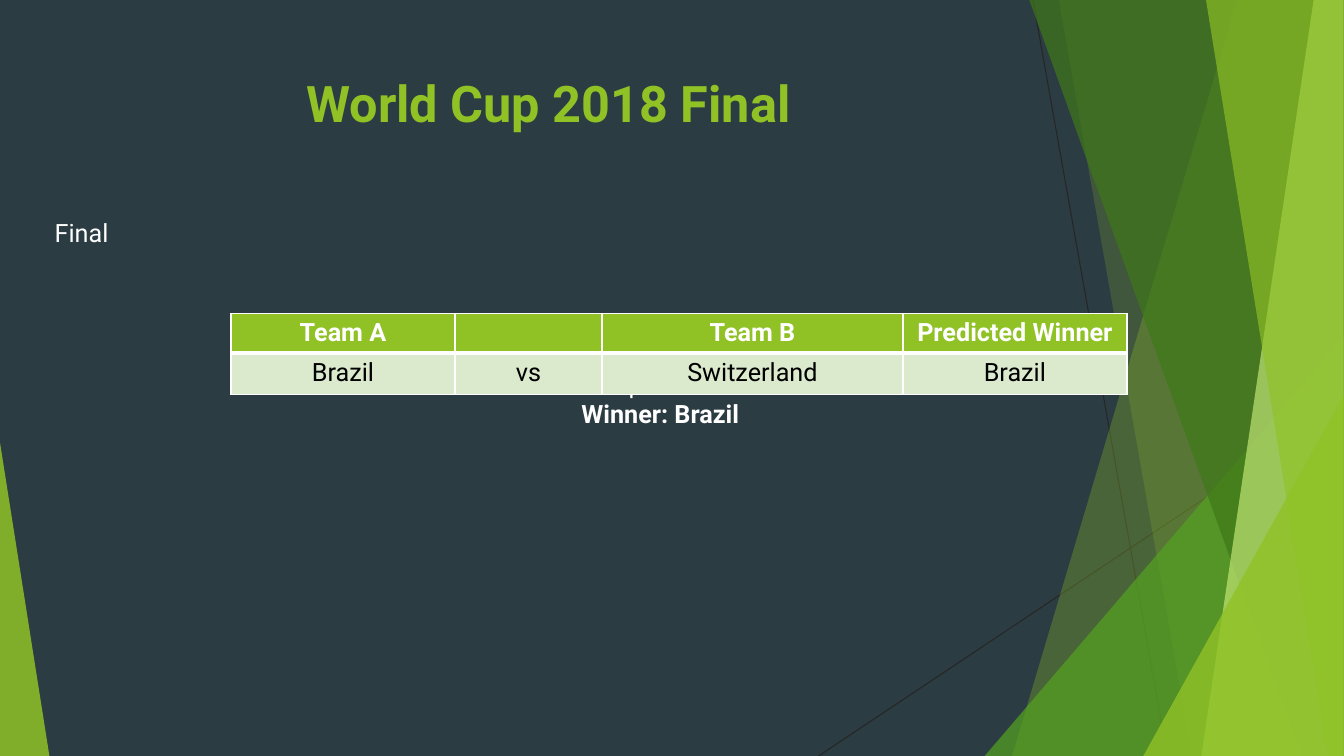
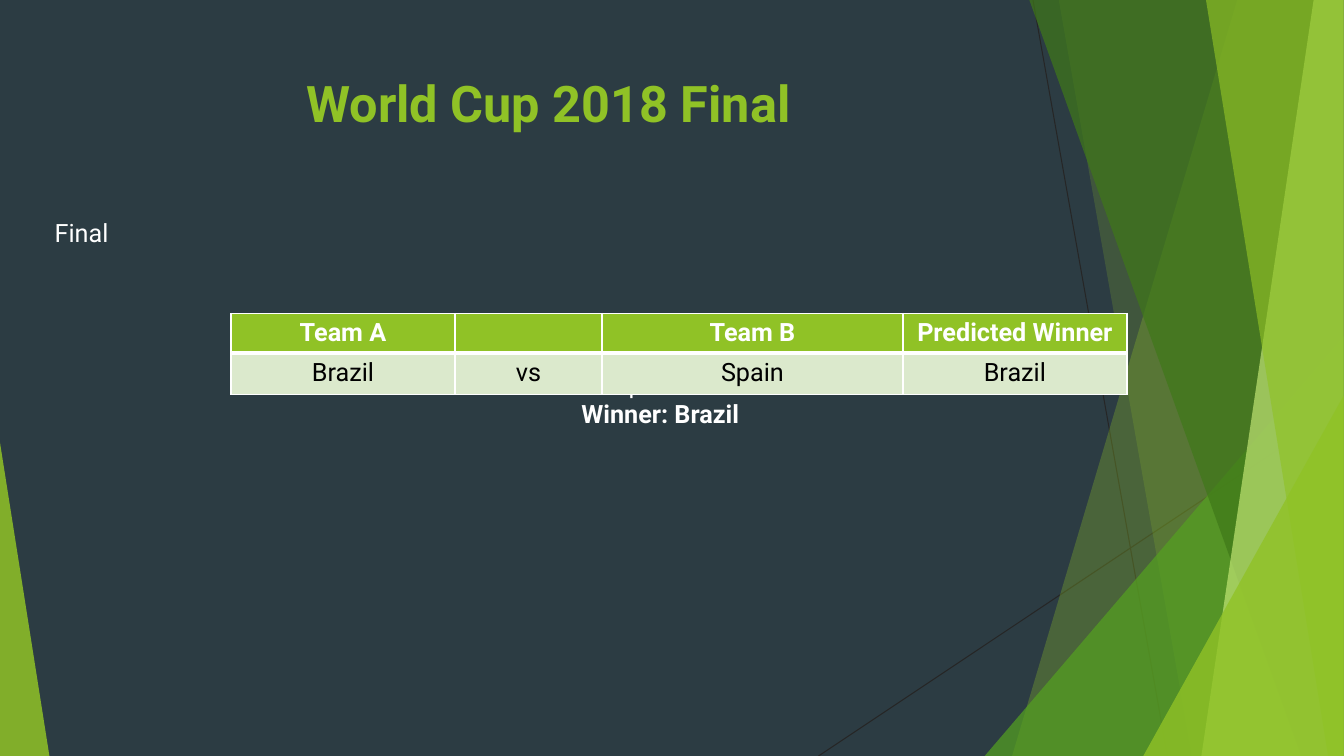
Before and after one commit to v1jaynarayanan/fifaworldcup2018, a slide deck: slide 23 of CrystalBallerz-WorldCup2018-Report.pptx. Drawn at 1344x756 pixels with LibreOffice and Linux fonts; fonts in the diff are those of the drawing; background and template pictures are left out. Boxes give left, top, right and bottom in pixels: in the first picture for what was removed or moved away, otherwise in the second. Text is boxed around its words. In the diff, an @@ line names an element or a change of style, - is before the commit and + after.

```diff
--- a/CrystalBallerz-WorldCup2018-Report.pptx
+++ b/CrystalBallerz-WorldCup2018-Report.pptx
@@ table at box(231, 314, 1127, 428) @@
-row 2, column 3: Switzerland
+row 2, column 3: Spain
```
Also in this commit, not shown: 7 other slides changed, 2 other files.
